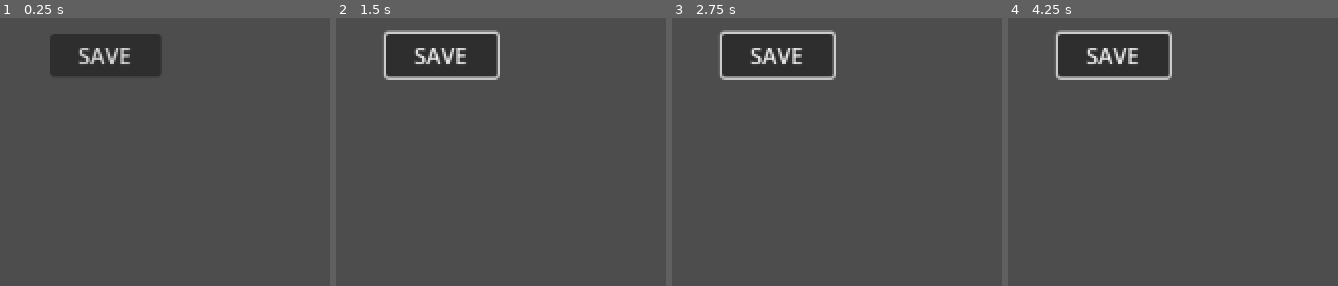
Above: before the commit, frames 1-4 (left to right).
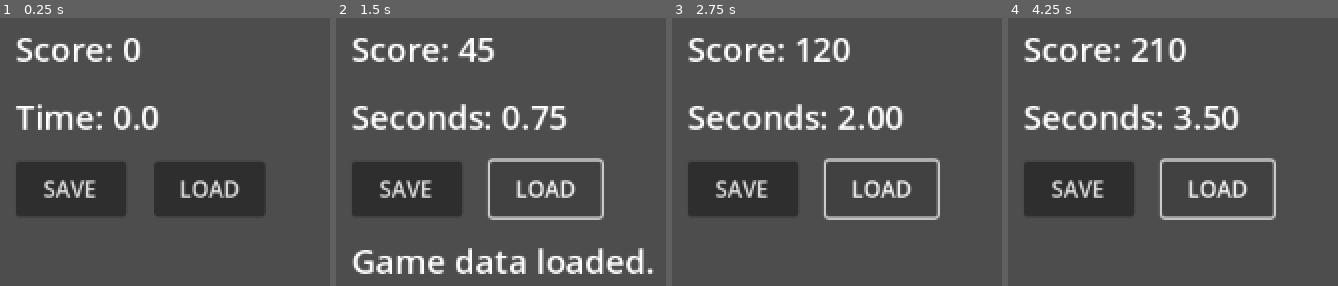
Above: after the commit, the same moments.

Repository: baiXfeng/godot-ecs
Game: Godot game, scene res://ecs-scene/main.tscn
Same seed, same stepped clock (60 frames per second), same inputs: the game is played once before the commit and once after it.
Inputs (mouse positions are in pixels of both pictures, inside the frame that each line leads up to):
- Up to frame 1 (0.25 s): no input
- Up to frame 2 (1.5 s): click "SAVE" at 0.5 s; click (547, 189) at 1.25 s, where only the run after the commit has a clickable "LOAD"
- Up to frame 3 (2.75 s): no input
- Up to frame 4 (4.25 s): no input

The runs differ from the first frame. In frame 1, 20% of the frame differs, in the area x 4-80%, y 5-74%; in frame 2, 22%, in the area x 4-97%, y 4-96%; in frame 3, 18%; in frame 4, 18%.

Commit message:
save data demo load data demo readme update

Diff:
--- a/project/ecs-scene/main.gd
+++ b/project/ecs-scene/main.gd
@@ -3,8 +3,18 @@
 # my component class extends ecs_component
 class my_component extends ecs_component:
 
-	var value1: int
-	var value2: float
+	var value1: int:
+		set(v):
+			value1 = v
+			on_score_changed.emit(value1)
+
+	var value2: float:
+		set(v):
+			value2 = v
+			on_seconds_changed.emit(value2)
+
+	signal on_score_changed(value: int)
+	signal on_seconds_changed(value: float)
 
 	# override
 	func _on_save(dict: Dictionary):
@@ -13,18 +23,15 @@
 
 	# override
 	func _on_load(dict: Dictionary):
-		value1 = dict["value1"]
-		value2 = dict["value2"]
+		value1 = dict["value1"] as int
+		value2 = dict["value2"] as float
 
 # my system class extends ecs_system
 class my_system extends ecs_system:
 
-	var components: Array
-
 	# override
 	func _on_enter(w: ecs_world):
 		w.add_callable("on_process", _on_process)
-		components = world().view("my_component")
 
 	# override
 	func _on_exit(w: ecs_world):
@@ -34,19 +41,19 @@
 		# event param
 		var delta: float = e.data
 		# do some thing
-		for c in components:
+		for c in view("my_component") as Array[my_component]:
 			c.value1 += 1
 			c.value2 += delta
 
 # my command extends ecs_command
-class my_command extends ecs_command:
+class save_game_command extends ecs_command:
 
 	func _init():
-		print("my_command created.")
+		print("save_game_command created.")
 
 	# override
 	func _on_execute(e: ecs_event):
-		print("my_command execute.")
+		print("save_game_command execute.")
 		_on_save_game(e)
 
 	func _on_save_game(event: ecs_event):
@@ -67,13 +74,75 @@
 				var data = {}
 				c.save( data )
 				entity_data[ c.name() ] = data
-			serialize_data[ e.id() ] = entity_data
+			serialize_data[ "data" ] = entity_data
 
 		# print entity serialize data
 		printt("serialize data:", serialize_data)
 
+		# save to file
+		_write_to_disk(serialize_data)
+
+		# notify game data
+		view("game_data").front().entity().add_component("game:data:saved")
+
+	func _write_to_disk(dict: Dictionary):
+		var f := FileAccess.open("user://game.save", FileAccess.WRITE)
+		if f:
+			var data = JSON.stringify(dict)
+			f.store_string(data)
+			f.close()
+
+class load_game_command extends ecs_command:
+
+	func _init():
+		print("load_game_command created.")
+
+	# override
+	func _on_execute(e: ecs_event):
+		print("load_game_command execute.")
+		_on_load_game(e)
+
+	func _on_load_game(e: ecs_event):
+
+		# load file
+		var game_data = _load_json("user://game.save")
+		if game_data != null:
+
+			# remove all player_unit entity
+			for c in view("player_unit") as Array[ecs_component]:
+				c.entity().destroy()
+
+			# load data
+			var entity_data: Dictionary = game_data.data
+			var entity = world().create_entity()
+			for key in entity_data.keys():
+				match key:
+					"player_unit":
+						entity.add_component(key)
+					"my_component":
+						var c = my_component.new()
+						c.load(entity_data[key])
+						entity.add_component(key, c)
+
+			# print
+			print(game_data)
+
+			# notify game data
+			view("game_data").front().entity().add_component("game:data:loaded")
+
+	func _load_json(path: String):
+		var f := FileAccess.open(path, FileAccess.READ)
+		if f:
+			var json_text = f.get_as_text()
+			return JSON.parse_string(json_text)
+		return null
+
 # create ecs world
 var _world: ecs_world = ecs_world.new()
+
+@onready var _score = $VBoxContainer/Scroe
+@onready var _time = $VBoxContainer/Time
+@onready var _tips = $VBoxContainer/Tips
 
 func _ready():
 
@@ -91,23 +160,60 @@
 	e.add_component("player_unit", ecs_component.new())
 	e.add_component("my_component", my_component.new())
 
+	# game data entity
+	var game_data = _world.create_entity()
+	game_data.add_component("game_data")
+	game_data.on_component_added.connect(_on_game_data_component_added)
+
 	# add system
 	_world.add_system("my_system", my_system.new())
 
 	# add command, use class resource, not instance
-	_world.add_command("save_game_command", my_command)
+	_world.add_command("save_game_command", save_game_command)
+	_world.add_command("load_game_command", load_game_command)
 
 	# view components with multi keys
 	for dict in _world.multi_view(["player_unit", "my_component"]):
 		for key in dict:
-			printt("component:", dict[key])
+			printt("key: ", key, "value: ", dict[key])
+
+	# load game data
+	_world.notify("load_game_command")
+
+func _on_game_data_component_added(e: ecs_entity, c: ecs_component):
+	match c.name():
+		"game:data:loaded":
+			# connect component
+			for my_comp in e.world().view("my_component") as Array[my_component]:
+				my_comp.on_score_changed.connect(_on_score_changed)
+				my_comp.on_seconds_changed.connect(_on_seconds_changed)
+			# tips
+			_tips.text = "Game data loaded."
+			await get_tree().create_timer(1).timeout
+			_tips.text = ""
+		"game:data:saved":
+			# tips
+			_tips.text = "Game data saved."
+			await get_tree().create_timer(1).timeout
+			_tips.text = ""
+
+func _on_score_changed(value: int):
+	_score.text = "Score: %d" % value
+
+func _on_seconds_changed(value: float):
+	_time.text = "Seconds: %.2f" % value
 
 func _process(delta):
 
 	# system on process
 	_world.notify("on_process", delta)
 
-func _on_Button_pressed():
-
-	# system on event
+func _on_load_pressed() -> void:
+
+	# load data
+	_world.notify("load_game_command")
+
+func _on_save_pressed() -> void:
+
+	# save data
 	_world.notify("save_game_command")
--- a/project/ecs-scene/main.tscn
+++ b/project/ecs-scene/main.tscn
@@ -5,11 +5,40 @@
 [node name="Main" type="Node2D"]
 script = ExtResource("1")
 
-[node name="Button" type="Button" parent="."]
-offset_left = 55.0
-offset_top = 36.0
-offset_right = 135.0
-offset_bottom = 66.0
+[node name="VBoxContainer" type="VBoxContainer" parent="."]
+offset_left = 30.0
+offset_top = 30.0
+offset_right = 70.0
+offset_bottom = 70.0
+theme_override_constants/separation = 15
+
+[node name="Scroe" type="Label" parent="VBoxContainer"]
+layout_mode = 2
+theme_override_font_sizes/font_size = 24
+text = "Score: 0"
+
+[node name="Time" type="Label" parent="VBoxContainer"]
+layout_mode = 2
+theme_override_font_sizes/font_size = 24
+text = "Time: 0.0"
+
+[node name="HBoxContainer" type="HBoxContainer" parent="VBoxContainer"]
+layout_mode = 2
+theme_override_constants/separation = 20
+
+[node name="Save" type="Button" parent="VBoxContainer/HBoxContainer"]
+custom_minimum_size = Vector2(80, 40)
+layout_mode = 2
 text = "SAVE"
 
-[connection signal="pressed" from="Button" to="." method="_on_Button_pressed"]
+[node name="Load" type="Button" parent="VBoxContainer/HBoxContainer"]
+custom_minimum_size = Vector2(80, 40)
+layout_mode = 2
+text = "LOAD"
+
+[node name="Tips" type="Label" parent="VBoxContainer"]
+layout_mode = 2
+theme_override_font_sizes/font_size = 24
+
+[connection signal="pressed" from="VBoxContainer/HBoxContainer/Save" to="." method="_on_save_pressed"]
+[connection signal="pressed" from="VBoxContainer/HBoxContainer/Load" to="." method="_on_load_pressed"]
Not shown, changed: README.md
